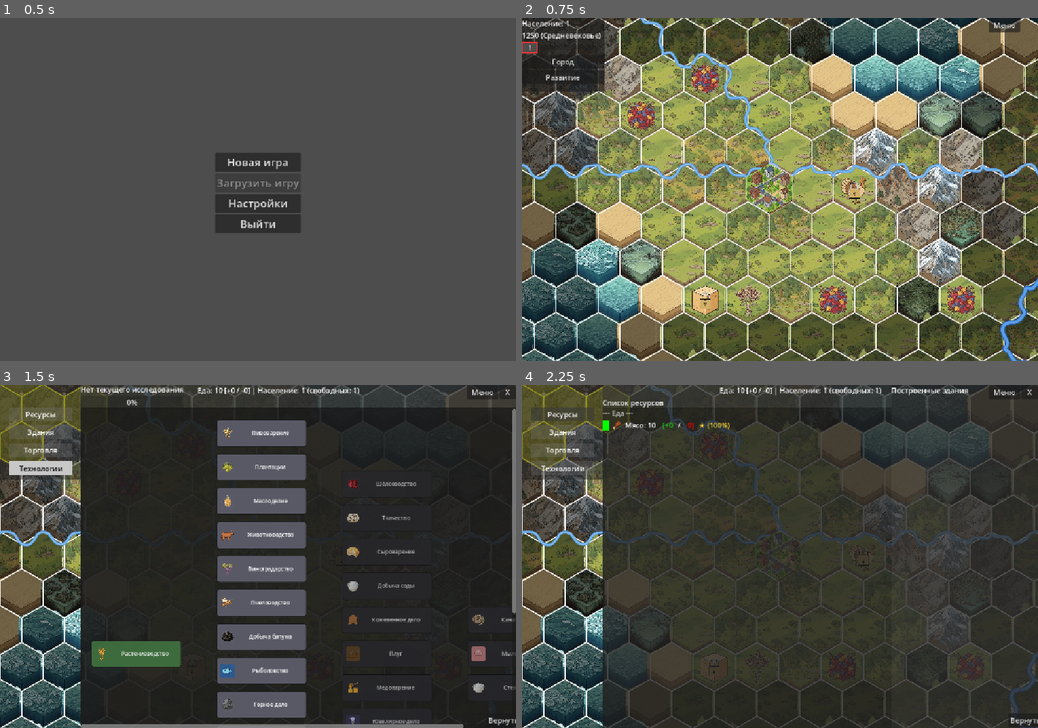
Above: before the commit, frames 1-4 (two rows, left to right).
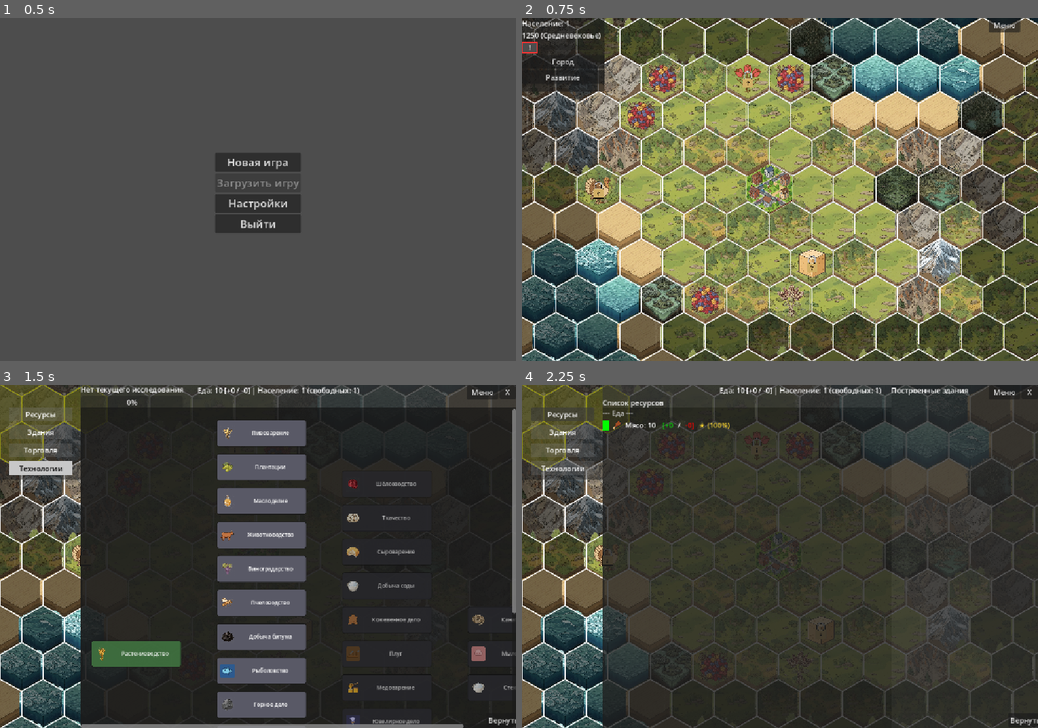
Above: after the commit, the same moments.

Repository: Night-Pryanik/The-City
Game: Godot game, scene res://scenes/main_menu.tscn
Same seed, same stepped clock (60 frames per second), same inputs: the game is played once before the commit and once after it.
Inputs (mouse positions are in pixels of both pictures, inside the frame that each line leads up to):
- Up to frame 1 (0.5 s): no input
- Up to frame 2 (0.75 s): click "Новая игра" at 0.5 s
- Up to frame 3 (1.5 s): click (10, 415) at 1.25 s
- Up to frame 4 (2.25 s): click "Ресурсы" at 2 s

Frame 1 is identical in both runs. In frame 2, 29% of the frame differs, in the area x 0-100%, y 0-100%; in frame 3, 1.9%; in frame 4, 5.0%.

Commit message:
Острова в море в режиме edge

Diff:
--- a/data/map_config.json
+++ b/data/map_config.json
@@ -50,6 +50,17 @@
     "edge_width_min": 0,           // минимальная ширина полосы (в гексах); 0 позволяет берегу прерываться в заливы
     "edge_width_max": 45,          // максимальная ширина полосы (в гексах)
     "edge_envelope_strength": 0.5, // заливы: 0 = сплошная полоса от края до края, ~0.7 = залив в центре стороны и суша у краёв, 1 = только пик залива
+    // --- Острова в морях (только режим "edge") ---
+    // Острова — это группы гексов суши, "выращенные" внутри моря. Кол-во
+    // подстраивается под площадь моря: target = sea_area * edge_island_density,
+    // затем разброс randi_range(0, target + 1). В маленьком море (низкая
+    // площадь) это часто даёт 0 островов, в большом — может дать много.
+    // Размер конкретного острова (в гексах) случаен в диапазоне [min, max].
+    "edge_islands_enabled": true,   // включить генерацию островов в морях
+    "edge_island_size": [1, 5],    // диапазон размеров острова в гексах: [минимум, максимум]
+    "edge_island_density": 0.03,  // базовая плотность: target = площадь_моря * density (затем рандом 0..target+1)
+    "edge_island_min_distance": 3,  // минимальная дистанция между островами (в гексах), чтобы они не слипались
+    "edge_island_max_attempts": 60,// макс. попыток найти место для seed-точки (защита от бесконечного цикла)
 
     // --- Только режим "noise" ---
     "noise_sea_level": 0.0,      // порог «суша/море»: elevation <= порога = море
--- a/scripts/map_generator.gd
+++ b/scripts/map_generator.gd
@@ -227,6 +227,11 @@
         _apply_sea_noise(sea_mask, rows, cols, city_row, city_col, cfg, max_sea_depth, sides)
     elif mode == "edge":
         _apply_sea_edge(sea_mask, rows, cols, cfg, max_sea_depth, sides)
+        # Острова в морях — только для режима "edge". Размещаются ДО пометки
+        # _is_sea и ДО _apply_beach, чтобы пляж потом корректно обвёл новые
+        # острова (как и любую другую сушу рядом с морем).
+        if bool(cfg.get("edge_islands_enabled", true)):
+            _apply_sea_islands(sea_mask, rows, cols, cfg, city_row, city_col)
 
     # Помечаем гексы моря временным флагом _is_sea.
     for r in range(rows):
@@ -377,6 +382,138 @@
                     "north": r = depth; c = coord
                 if r >= 0 and r < rows and c >= 0 and c < cols:
                     sea_mask[r][c] = true
+
+# Генерирует острова внутри маски моря (режим "edge"): часть морских гексов
+# превращается в сушу группами (BFS-рост из случайных seed-точек).
+# Количество "умно" подстраивается под площадь моря: target = sea_area *
+# edge_island_density, фактическое число — randi_range(0, target + 1). В
+# маленьком море это часто даёт 0 островов, в большом — может дать много.
+# Вызывается ДО _apply_beach, чтобы пляж корректно обвёл новые острова.
+func _apply_sea_islands(sea_mask: Array, rows: int, cols: int,
+        cfg: Dictionary, city_row: int, city_col: int) -> void:
+    # --- Чтение параметров с дефолтами ---
+    var size_range: Array = cfg.get("edge_island_size", [1, 5])
+    var size_min: int = 1
+    var size_max: int = 5
+    if size_range is Array and size_range.size() >= 2:
+        size_min = maxi(1, int(size_range[0]))
+        size_max = maxi(size_min, int(size_range[1]))
+    var density: float = float(cfg.get("edge_island_density", 0.003))
+    var min_distance: int = maxi(0, int(cfg.get("edge_island_min_distance", 3)))
+    var max_attempts: int = maxi(1, int(cfg.get("edge_island_max_attempts", 60)))
+
+    # --- Считаем площадь моря и целевое количество островов ---
+    var sea_area := 0
+    for r in range(rows):
+        for c in range(cols):
+            if sea_mask[r][c]:
+                sea_area += 1
+    # Без моря (или совсем крошечное) — выходим, делать нечего.
+    if sea_area < size_min:
+        return
+
+    var target: int = int(round(float(sea_area) * density))
+    # Разброс: 0..target+1. Если target=0, даёт 0..1 (редкий одиночный остров);
+    # если target=10, даёт 0..11. Это и есть «может быть, но не обязано».
+    var actual_count: int = randi_range(0, target + 1)
+    if actual_count <= 0:
+        return
+
+    # --- Список всех морских гексов (для быстрого случайного выбора seed) ---
+    var sea_cells: Array = []
+    for r in range(rows):
+        for c in range(cols):
+            if sea_mask[r][c]:
+                sea_cells.append({"row": r, "col": c})
+    if sea_cells.is_empty():
+        return
+    sea_cells.shuffle()
+
+    # --- Занятые точки (центры уже размещённых островов) — для min_distance ---
+    var occupied: Array = []
+
+    var islands_placed := 0
+    var island_index := 0
+    while island_index < actual_count and not sea_cells.is_empty():
+        # Размер конкретного острова в этом размещении.
+        var island_size: int = randi_range(size_min, size_max)
+        # Ищем seed-точку: перебираем sea_cells в случайном порядке, пока не
+        # найдём подходящую (в море + не слишком близко к городу/другим островам).
+        var seed_index := -1
+        var attempts := 0
+        while attempts < max_attempts and sea_cells.size() > 0:
+            var idx: int = randi() % sea_cells.size()
+            var candidate = sea_cells[idx]
+            # Слишком близко к городу (стартовая зона) — пропускаем. 2 гекса —
+            # потому что _ensure_plain_zone очищает радиус 2 вокруг города;
+            # даже если остров на границе этого радиуса, его гексы уйдут в
+            # равнину и он «исчезнет», что нарушит инвариант «остров в море».
+            if HexUtils.hex_distance(candidate.row, candidate.col, city_row, city_col) <= 2:
+                attempts += 1
+                # Удаляем из пула, чтобы не перебирать вечно.
+                sea_cells.remove_at(idx)
+                continue
+            # Слишком близко к другому острову — пропускаем.
+            var too_close := false
+            for occ in occupied:
+                if HexUtils.hex_distance(candidate.row, candidate.col, occ.row, occ.col) < min_distance:
+                    too_close = true
+                    break
+            if too_close:
+                attempts += 1
+                sea_cells.remove_at(idx)
+                continue
+            # Нашли подходящую seed-точку.
+            seed_index = idx
+            break
+        if seed_index < 0:
+            # Не нашли место за max_attempts попыток — выходим, оставшиеся
+            # острова не размещаем (лучше меньше, чем бесконечный цикл).
+            break
+        var seed = sea_cells[seed_index]
+        sea_cells.remove_at(seed_index)
+
+        # --- BFS-рост кластера: добавляем соседей по одному, пока не наберём island_size ---
+        var cluster: Array = [seed]
+        var cluster_set := {}
+        cluster_set["%d,%d" % [seed.row, seed.col]] = true
+        var frontier: Array = [seed]
+        while cluster.size() < island_size and not frontier.is_empty():
+            var next_frontier: Array = []
+            for cell in frontier:
+                if cluster.size() >= island_size:
+                    break
+                var neighbors = HexUtils.get_neighbors_odd_r(cell.row, cell.col, rows, cols)
+                neighbors.shuffle()
+                for n in neighbors:
+                    if cluster.size() >= island_size:
+                        break
+                    var nk := "%d,%d" % [n.row, n.col]
+                    if cluster_set.has(nk):
+                        continue
+                    # Растём только по морю — не «прыгаем» на сушу/острова.
+                    if not sea_mask[n.row][n.col]:
+                        continue
+                    cluster_set[nk] = true
+                    cluster.append(n)
+                    next_frontier.append(n)
+                    if cluster.size() >= island_size:
+                        break
+            frontier = next_frontier
+        if cluster.is_empty():
+            continue
+
+        # --- Превращаем гексы кластера из моря в сушу (сброс sea_mask) ---
+        for cell in cluster:
+            sea_mask[cell.row][cell.col] = false
+        # Запоминаем seed как занятую точку для будущих min_distance проверок.
+        occupied.append(seed)
+        islands_placed += 1
+        island_index += 1
+
+    if islands_placed > 0:
+        print("map_generator: размещено островов в море: %d (целевое количество было %d, площадь моря %d)" %
+                [islands_placed, target, sea_area])
 
 # Гладкая ширина полосы моря вдоль стороны (1D-шум).
 func _smooth_width(row: int, col: int, side: String, width_min: int, width_max: int) -> float:
